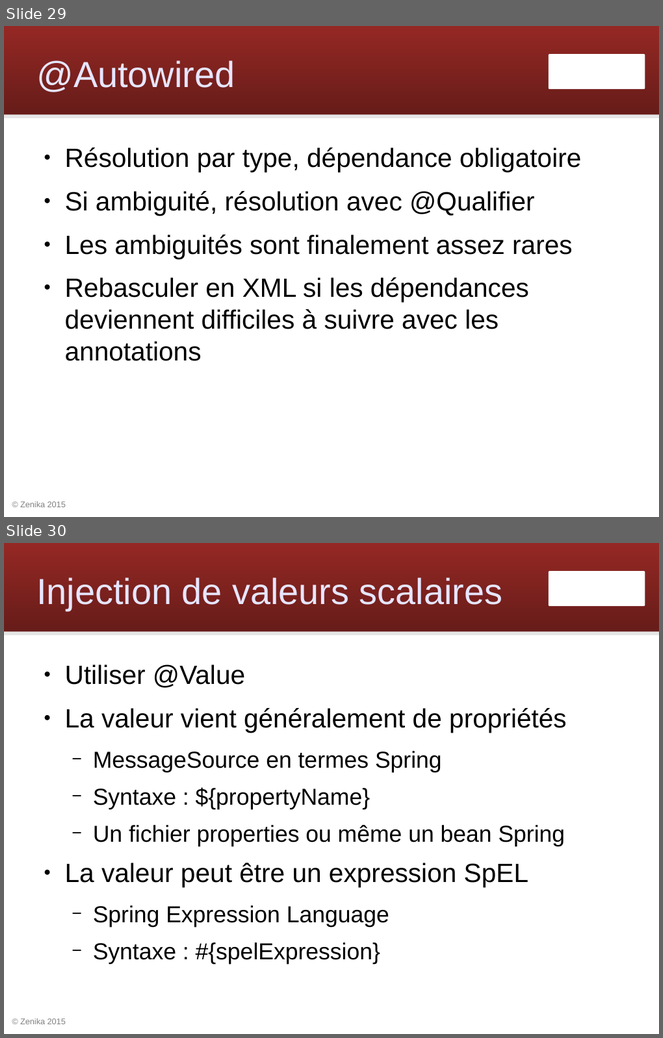
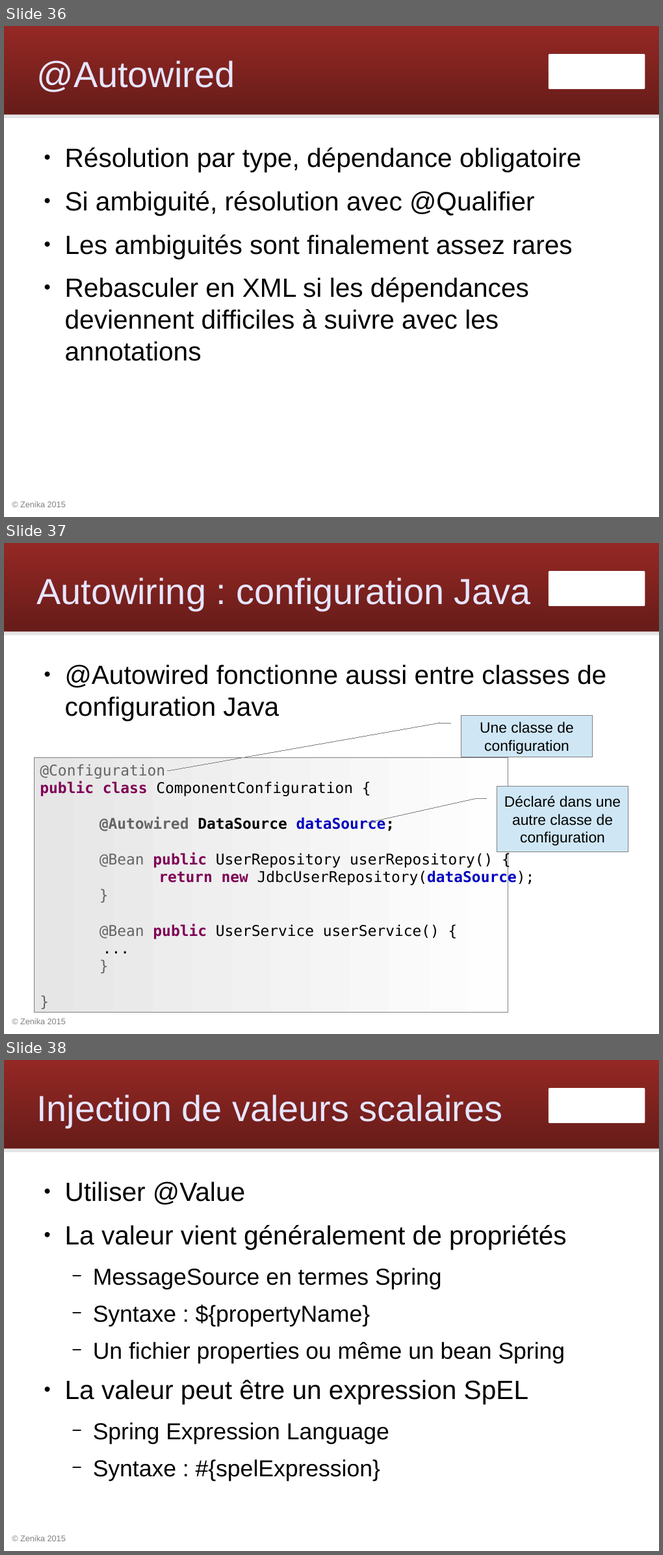
Before and after one commit to Zenika/workshop-spring-core, a slide deck: spring-workshop.odp. Shown one above the other, each under a label of ours: slides 29 and 30 before the commit, slides 36, 37 and 38 after it. The pictures are 663x1038 and 663x1555 pixels, drawn with LibreOffice and Linux fonts; fonts in the diff are those of the drawing; background and template pictures are left out. Boxes give left, top, right and bottom in pixels: in the first picture for what was removed or moved away, otherwise in the second. Text is boxed around its words. In the diff, an @@ line names an element or a change of style, - is before the commit and + after.

Commit message:
Commencer par la configuration Java

```diff
--- a/spring-workshop.odp
+++ b/spring-workshop.odp
@@ slide 37 added at <box>4,543,659,1034</box>, background #FFFFFF; not listed: 4 template elements that a slide beside it also shows @@
@@ title added at <box>36,577,531,610</box>, 44 pt, text #E6E6FF @@
+Autowiring : configuration Java
@@ text added at <box>65,665,607,721</box>, 32 pt, text #000000 @@
+● @Autowired fonctionne aussi entre classes de configuration Java
@@ border callout added at <box>462,715,593,757</box>, fill #CFE7F5, outline #808080 0 pt, 18 pt, text #000000 @@
+Une classe de configuration
@@ rectangle added at <box>35,758,508,1013</box>, fill gradient #E6E6E6 to #FEFEFE, outline #808080 0 pt, 18 pt, text #000000 @@
+@Configuration
+public class ComponentConfiguration {
+@Autowired DataSource dataSource;
+@Bean public UserRepository userRepository() {
+return new JdbcUserRepository(dataSource);
+}
+@Bean public UserService userService() {
+...
+}
+}
@@ border callout added at <box>497,787,628,852</box>, fill #CFE7F5, outline #808080 0 pt, 18 pt, text #000000 @@
+Déclaré dans une autre classe de configuration
@@ what was slide 29 is now slide 36 @@
@@ what was slide 30 is now slide 38 @@
```
Also in this commit, not shown: 3 slides changed, 7 other slides added, 2 other files.
